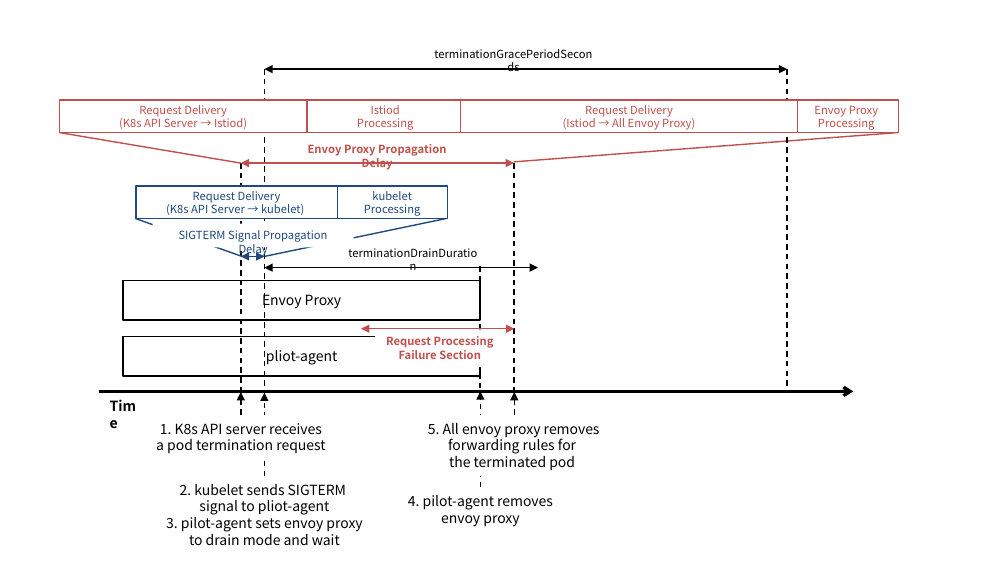
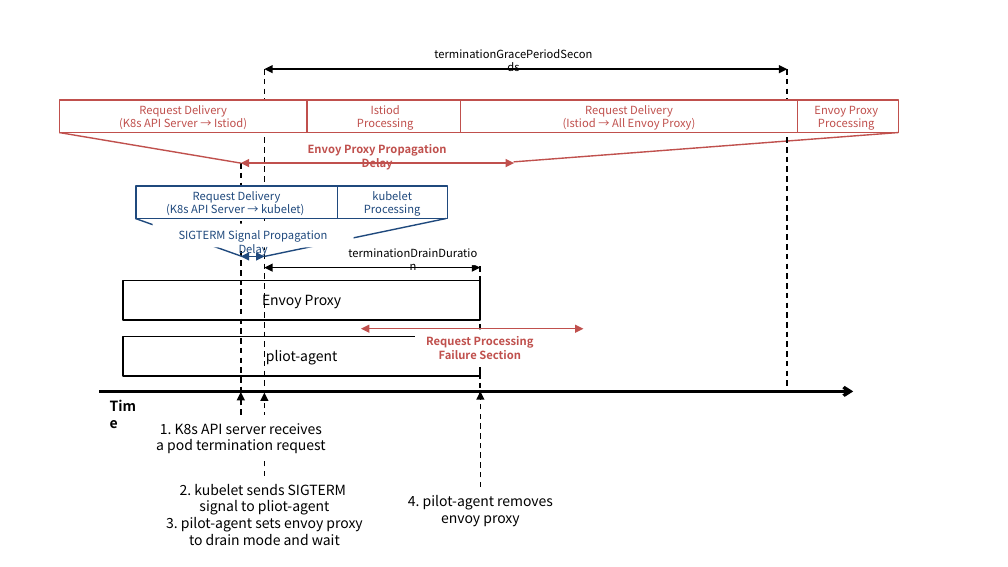
Before and after one commit to ssup2/blog-software, a slide deck: slide 6 of content/docs/theory-analysis/istio-pod-gracefully-termination/images/images.pptx (slide 4 before the commit). Drawn at 1008x567 pixels with LibreOffice and Linux fonts; fonts in the diff are those of the drawing. Boxes give left, top, right and bottom in pixels: in the first picture for what was removed or moved away, otherwise in the second. Text is boxed around its words. In the diff, an @@ line names an element or a change of style, - is before the commit and + after.

```diff
--- a/content/docs/theory-analysis/istio-pod-gracefully-termination/images/images.pptx
+++ b/content/docs/theory-analysis/istio-pod-gracefully-termination/images/images.pptx
@@ line removed from (514, 163) to (514, 391) @@
@@ double arrow moved from (538, 268) - (264, 268) to (480, 268) - (264, 268) @@
@@ double arrow moved from (514, 329) - (361, 329) to (584, 329) - (361, 329) @@
@@ text "Request Processing": place and size @@
-text "Request Processing" at (386, 336, 494, 359)
+text "Request Processing" at (426, 336, 534, 359)
@@ arrow removed from (514, 415) to (514, 392) @@
@@ text removed at (428, 423, 600, 471) @@
-5. All envoy proxy removes
-forwarding rules for
-the terminated pod
```
Also in this commit, not shown: 2 other slides changed, 4 other files.
